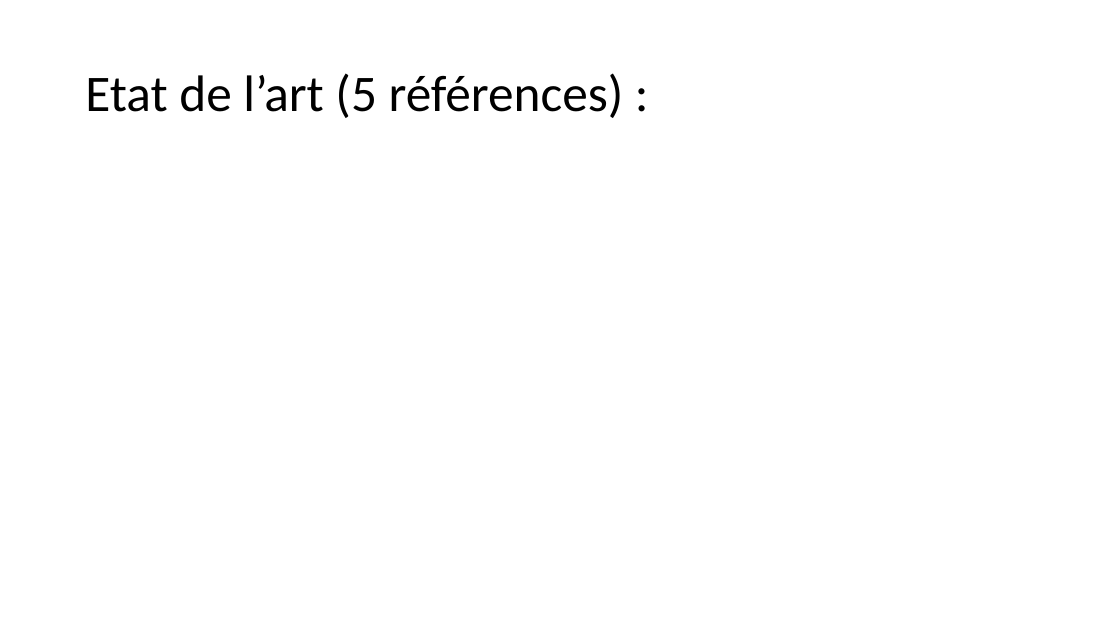
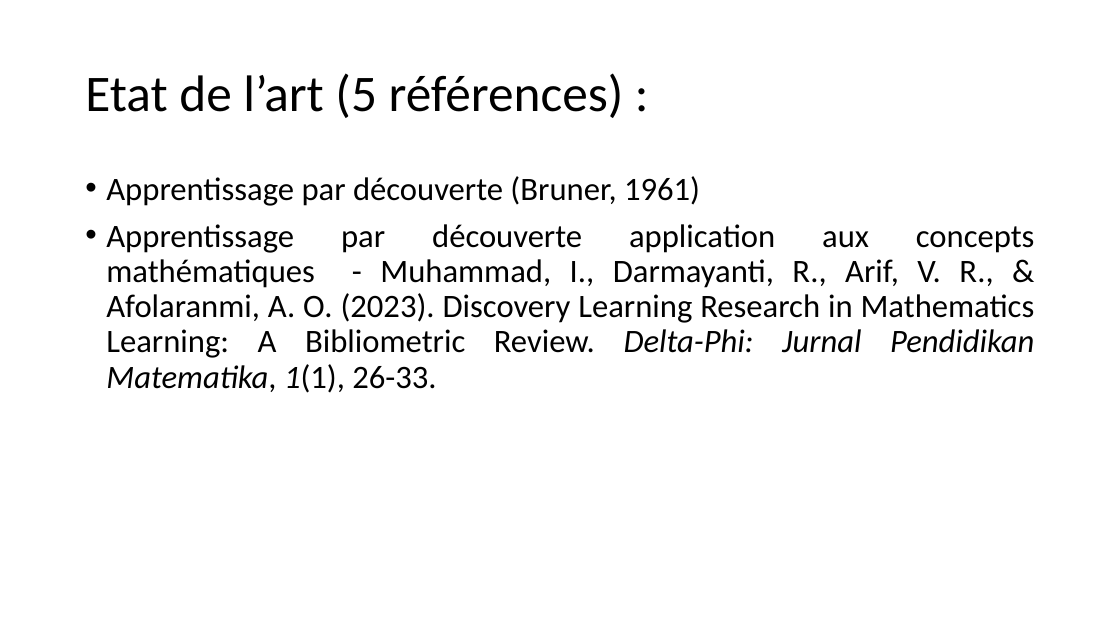
Before and after one commit to akhythmetic/INCoM, a slide deck: slide 3 of Fiche_Projet_TE625PS.pptx. Drawn at 1120x630 pixels with LibreOffice and Linux fonts; fonts in the diff are those of the drawing. Boxes give left, top, right and bottom in pixels: in the first picture for what was removed or moved away, otherwise in the second. Text is boxed around its words. In the diff, an @@ line names an element or a change of style, - is before the commit and + after.

```diff
--- a/Fiche_Projet_TE625PS.pptx
+++ b/Fiche_Projet_TE625PS.pptx
@@ text added at box(106, 176, 1035, 393), 28 pt, text #000000 @@
+• Apprentissage par découverte (Bruner, 1961)
+• Apprentissage par découverte application aux concepts mathématiques - Muhammad, I., Darmayanti, R., Arif, V. R., & Afolaranmi, A. O. (2023). Discovery Learning Research in Mathematics Learning: A Bibliometric Review. Delta-Phi: Jurnal Pendidikan Matematika, 1(1), 26-33.
```
Also in this commit, not shown: 4 other slides changed.
